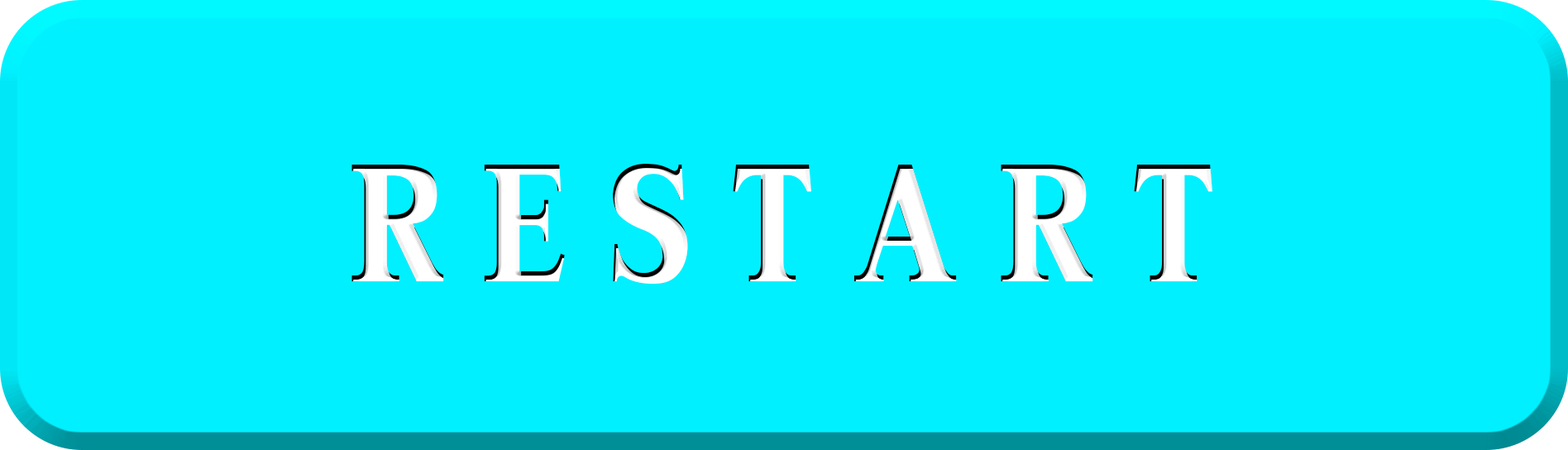
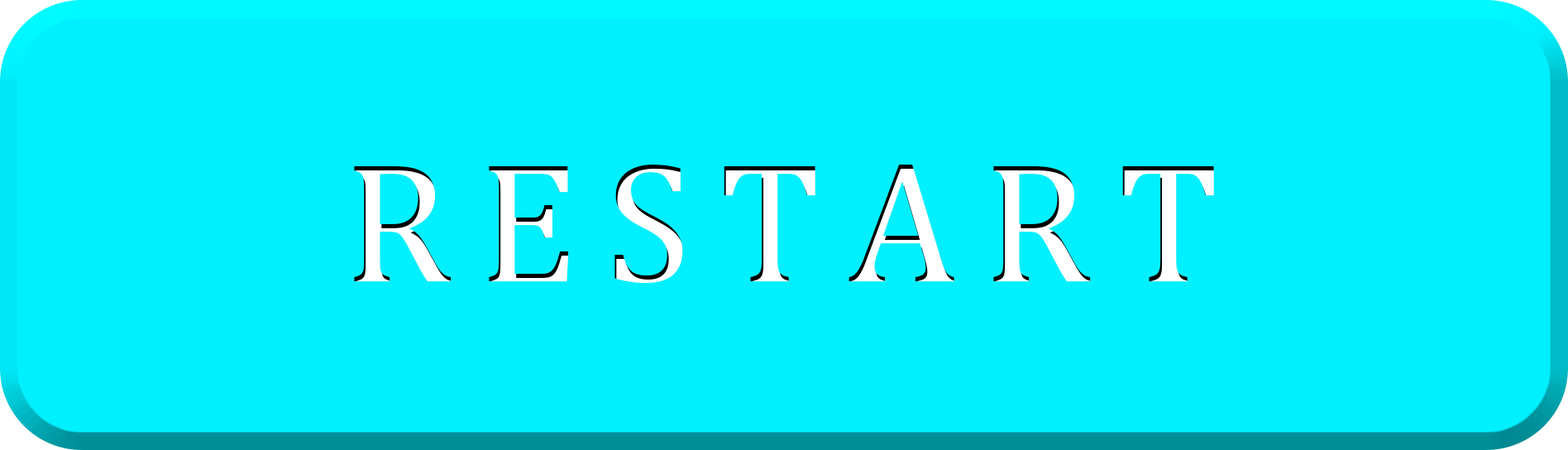
Layered file, before and after one edit (1568x450). Changes by layer:
painted on "RESTART" over [351, 163, 1215, 284]
